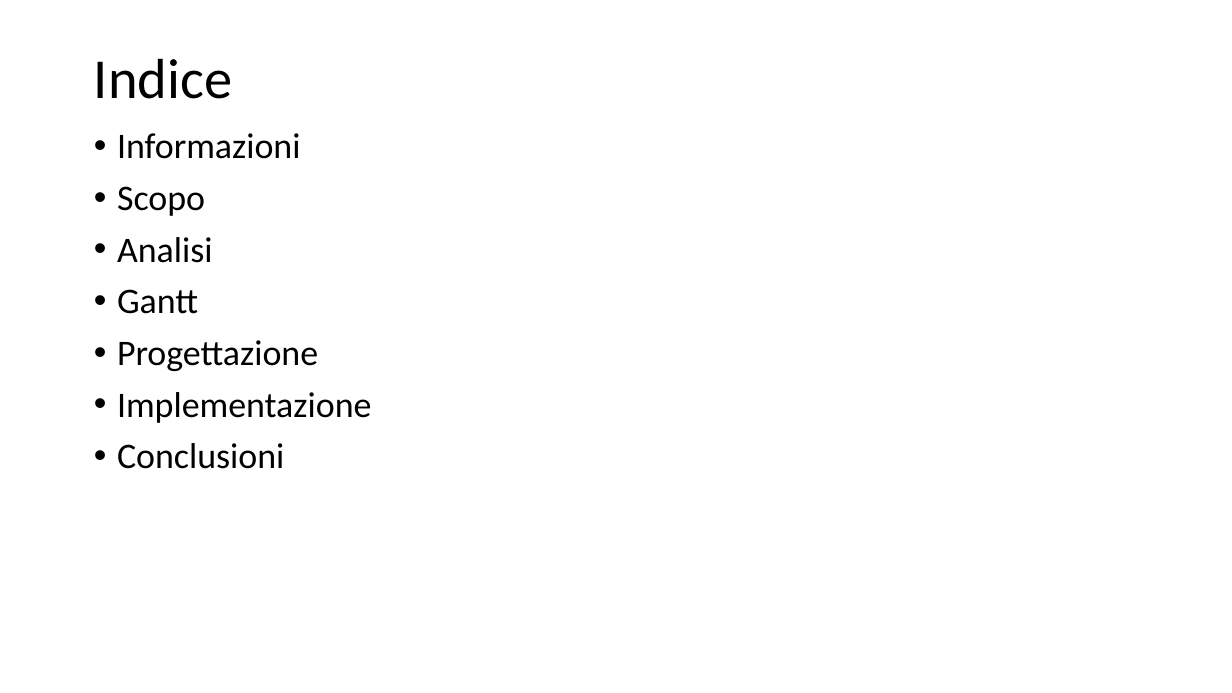
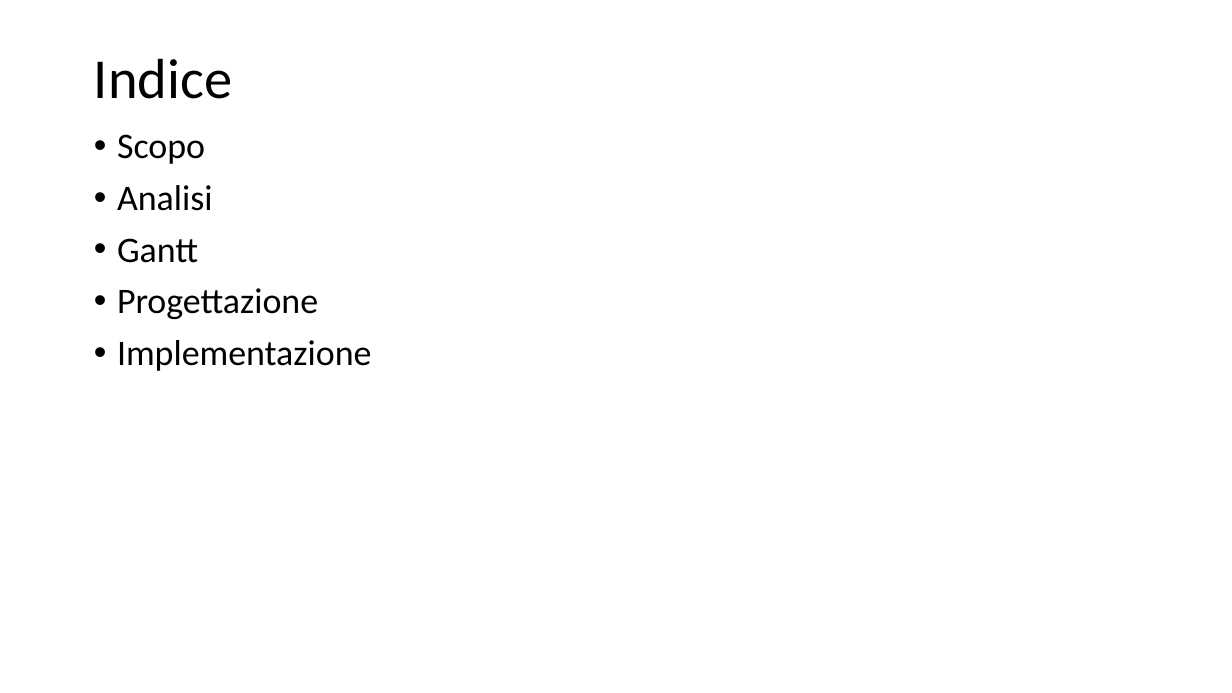
Before and after one commit to LuMug/DroneControlSystem, a slide deck: slide 2 of docs/Presentazione.pptx. Drawn at 1232x693 pixels with LibreOffice and Linux fonts; fonts in the diff are those of the drawing. Boxes give left, top, right and bottom in pixels: in the first picture for what was removed or moved away, otherwise in the second. Text is boxed around its words. In the diff, an @@ line names an element or a change of style, - is before the commit and + after.

```diff
--- a/docs/Presentazione.pptx
+++ b/docs/Presentazione.pptx
@@ text at bbox=[117, 133, 301, 159]: paragraph removed @@
-• Informazioni
@@ text at bbox=[117, 443, 284, 469]: paragraph removed @@
-• Conclusioni
```
Also in this commit, not shown: 2 other slides changed, 4 slides added, 2 slides removed, 1 other file.
